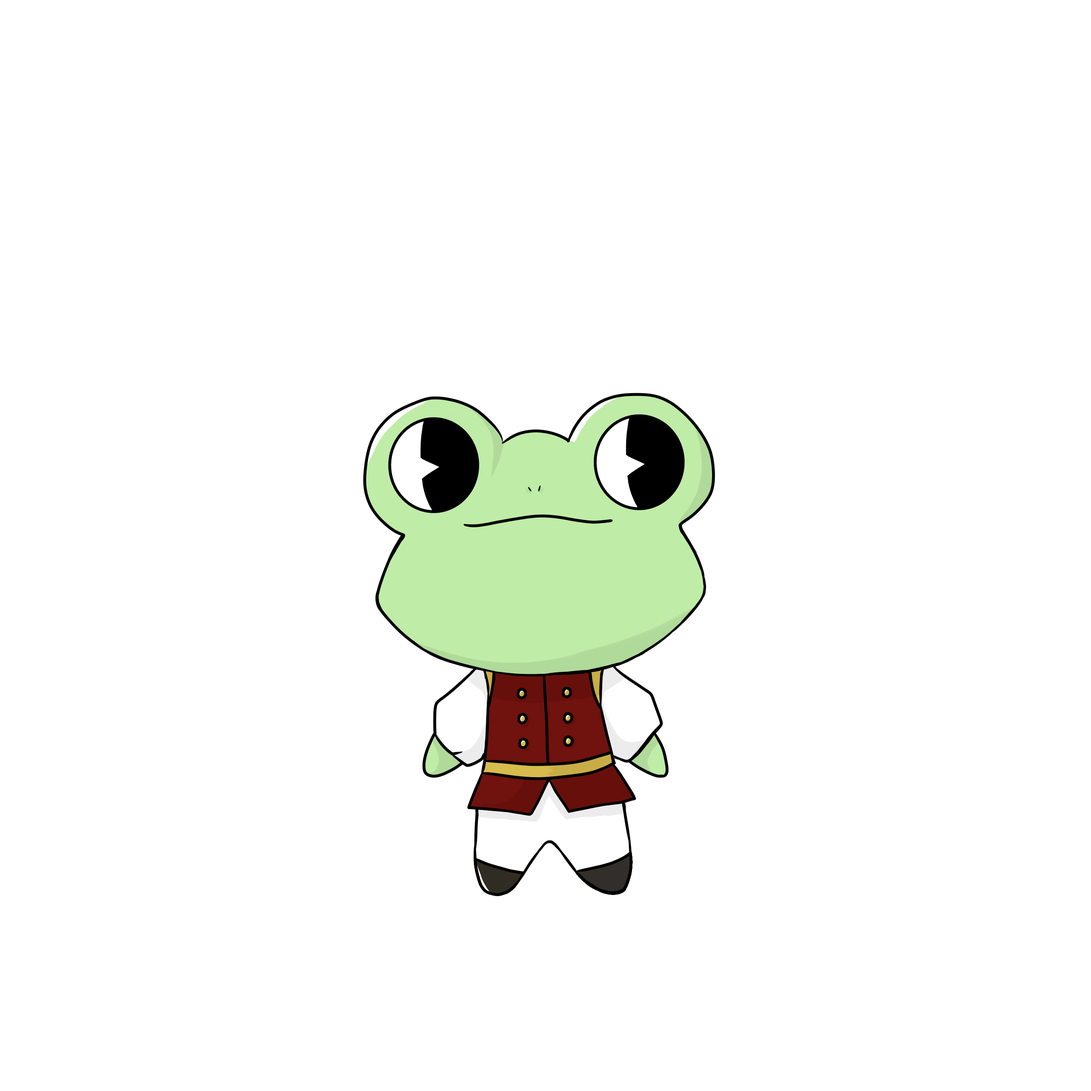
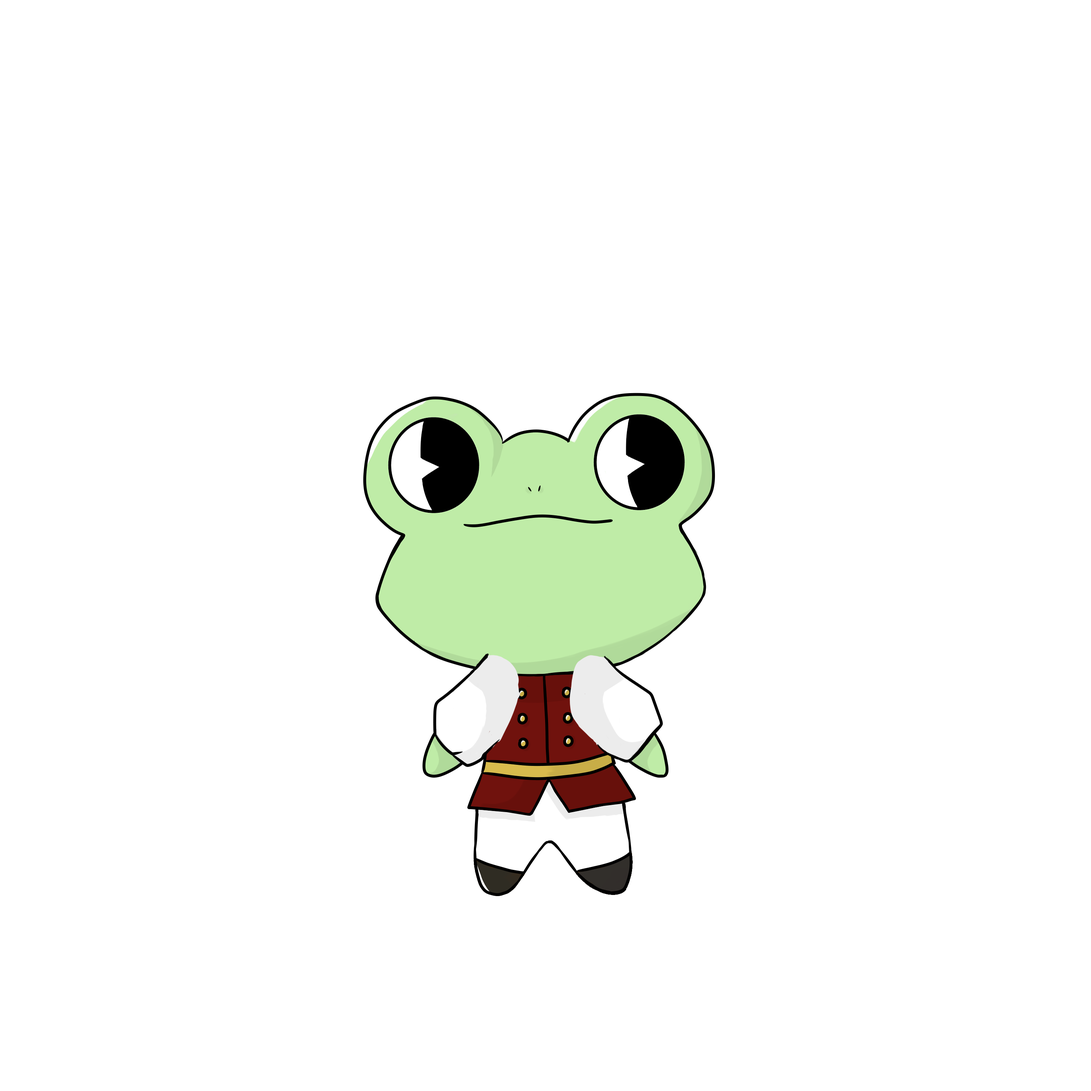
Before/after of a w=1091, h=1091 layered artwork. What changed in the layer stack:
moved "lhand" above "rhand" over box(474, 653, 521, 755)
moved "rhand" above "head" over box(569, 655, 617, 759)
moved "rleg" above "lleg" over box(534, 788, 553, 844)
